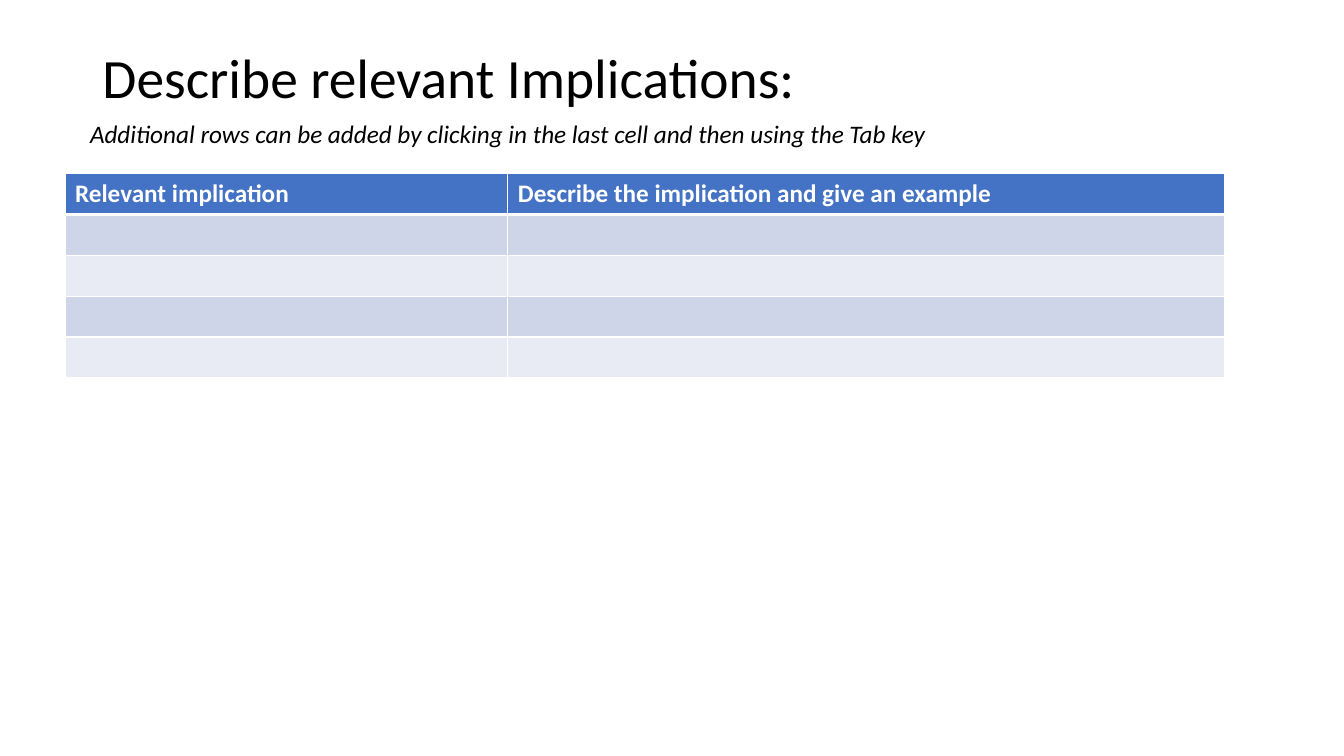
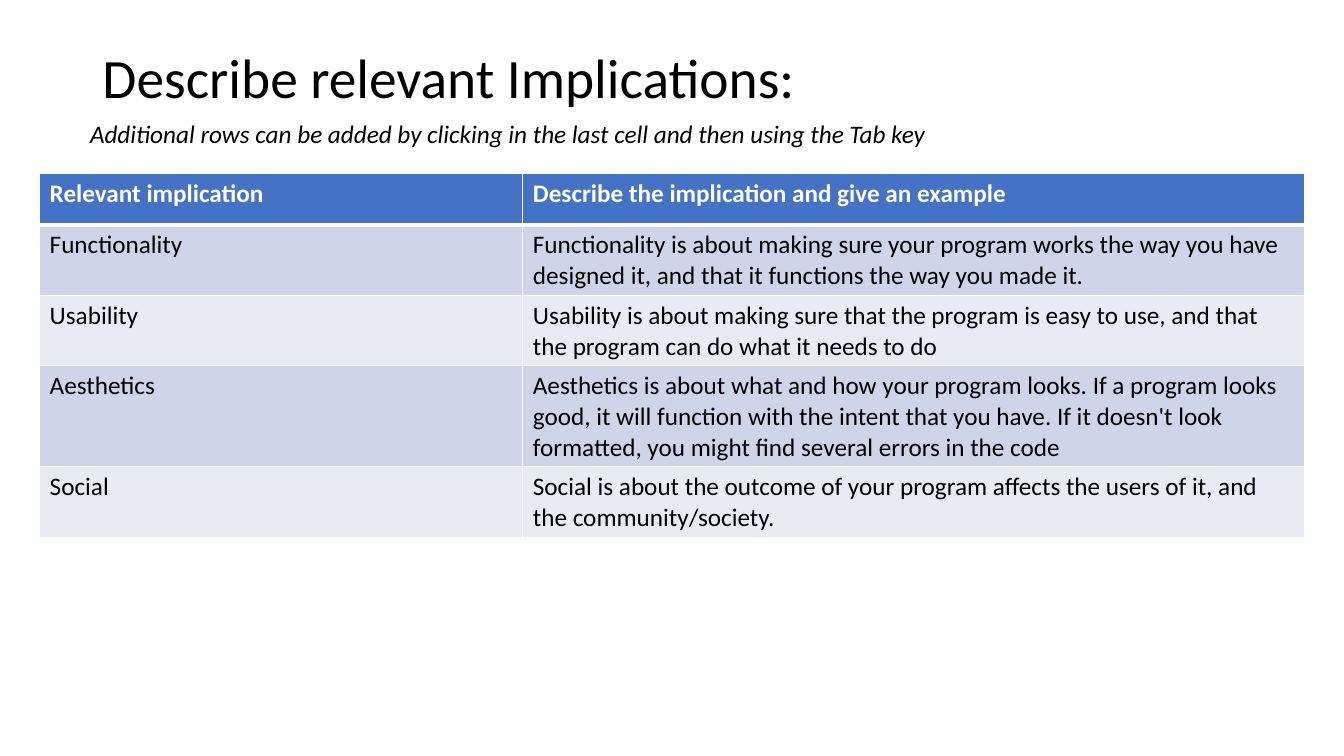
Before and after one commit to joshbatmiddleton/Lucky-Unicorn, a slide deck: slide 3 of Lucky Unicorn Documentation.pptx. Drawn at 1344x756 pixels with LibreOffice and Linux fonts; fonts in the diff are those of the drawing. Boxes give left, top, right and bottom in pixels: in the first picture for what was removed or moved away, otherwise in the second. Text is boxed around its words. In the diff, an @@ line names an element or a change of style, - is before the commit and + after.

```diff
--- a/Lucky Unicorn Documentation.pptx
+++ b/Lucky Unicorn Documentation.pptx
@@ table at (x1=39, y1=173, x2=1304, y2=537) @@
-row 2, column 1: 
+row 2, column 1: Functionality
-row 2, column 2: 
+row 2, column 2: Functionality is about making sure your program works the way you have designed it, and that it functions the way you made it.
-row 3, column 1: 
+row 3, column 1: Usability
-row 3, column 2: 
+row 3, column 2: Usability is about making sure that the program is easy to use, and that the program can do what it needs to do
-row 4, column 1: 
+row 4, column 1: Aesthetics
-row 4, column 2: 
+row 4, column 2: Aesthetics is about what and how your program looks. If a program looks good, it will function with the intent that you have. If it doesn't look formatted, you might find several errors in the code
-row 5, column 1: 
+row 5, column 1: Social
-row 5, column 2: 
+row 5, column 2: Social is about the outcome of your program affects the users of it, and the community/society.
@@ table resized from (x1=65, y1=173, x2=1224, y2=378) to (x1=39, y1=173, x2=1304, y2=537) @@
```
Also in this commit, not shown: 2 other files.
